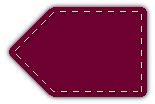
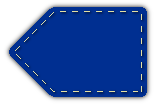
Revision of a layered 155x104 image; what changed, layer by layer:
painted on "background" over [9, 7, 147, 97]
